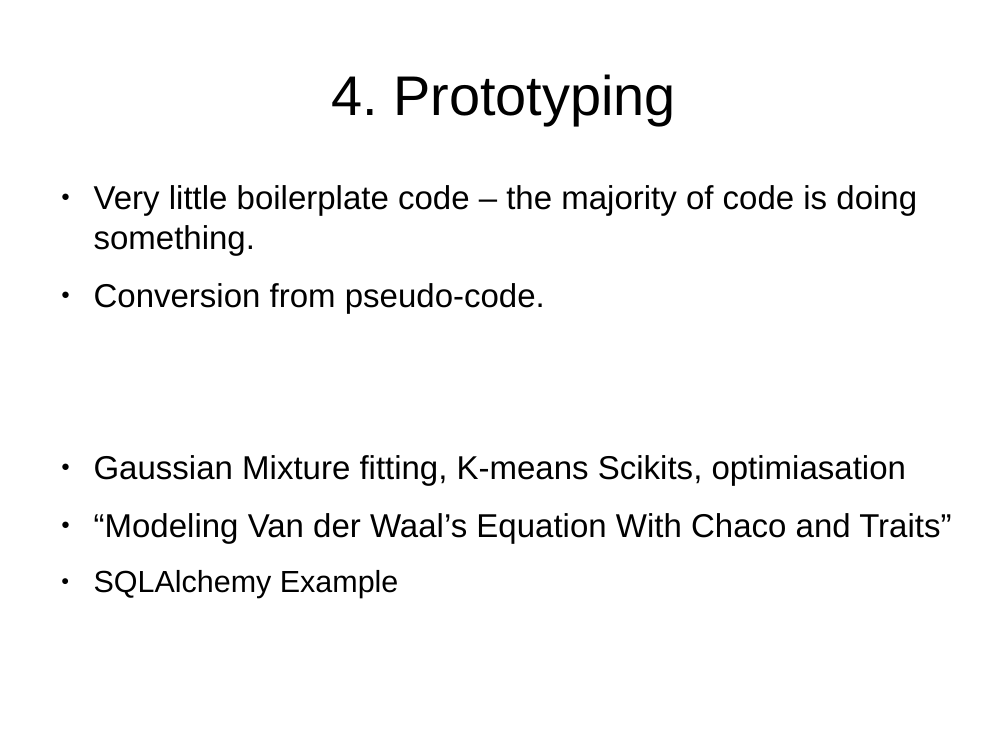
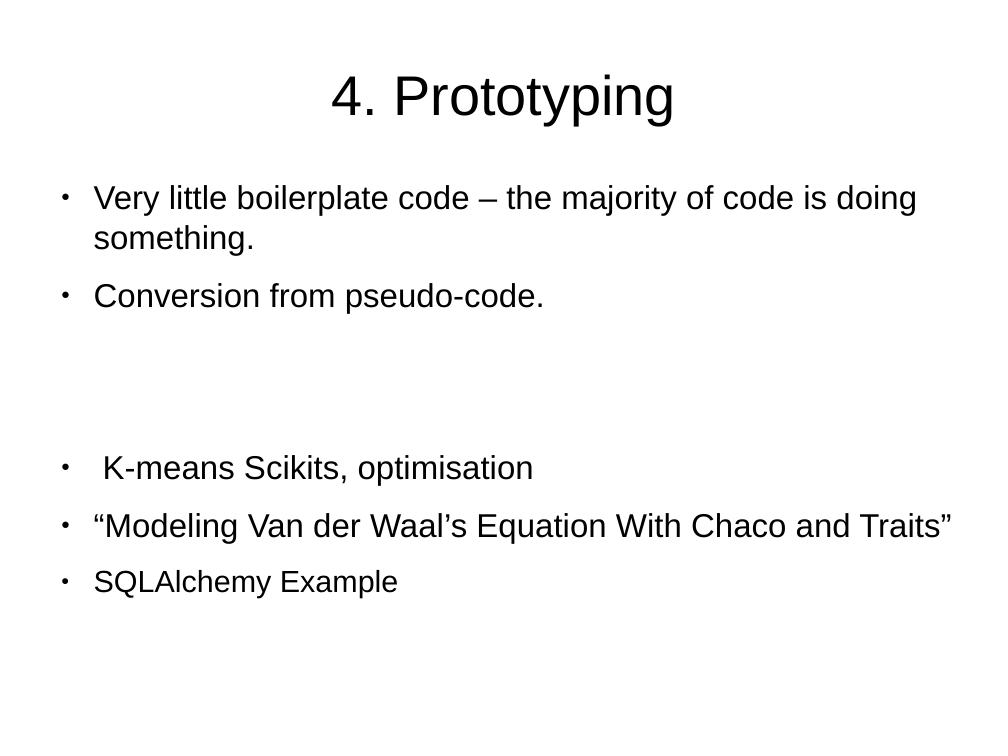
Before and after one commit to mikehulluk/IntroductionToResearchComputing, a slide deck: slide 8 of Wk8/WhYPython.odp (slide 7 before the commit). Drawn at 1008x756 pixels with LibreOffice and Linux fonts; fonts in the diff are those of the drawing. Boxes give left, top, right and bottom in pixels: in the first picture for what was removed or moved away, otherwise in the second. Text is boxed around its words. In the diff, an @@ line names an element or a change of style, - is before the commit and + after.

Commit message:
Presentation finished

```diff
--- a/Wk8/WhYPython.odp
+++ b/Wk8/WhYPython.odp
@@ text at (x1=103, y1=455, x2=534, y2=486): text changed @@
-● Gaussian Mixture fitting, K-means Scikits, optimiasation
+● K-means Scikits, optimisation
```
Also in this commit, not shown: 4 other slides changed, 2 slides added, 1 slide removed, 12 other files.
